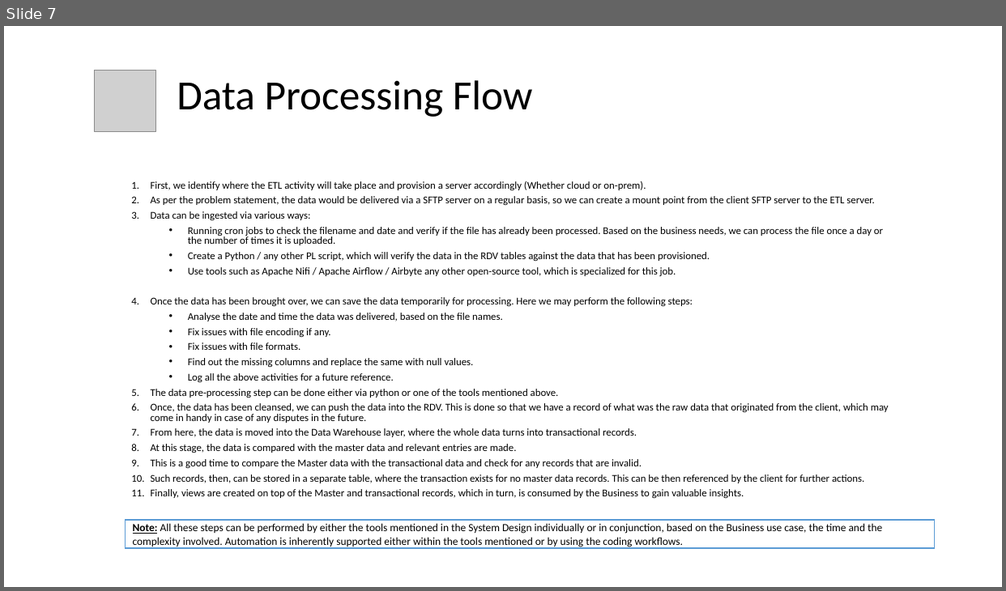
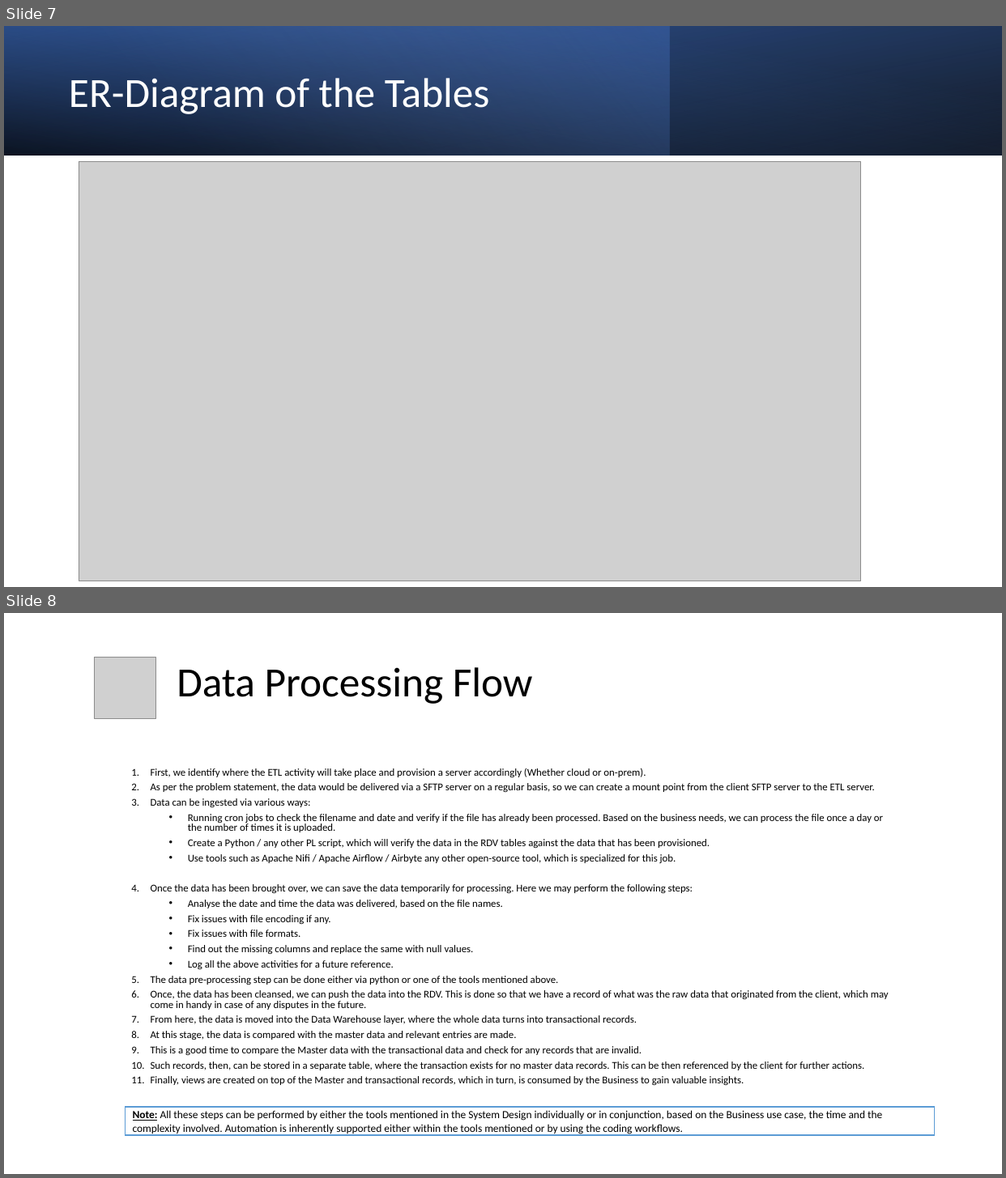
Before and after one commit to shashankraj1987/DE_CS_202309, a slide deck: Project/Solution/Task_2_HLD.pptx. Shown one above the other, each under a label of ours: slide 7 before the commit, slides 7 and 8 after it. The pictures are 1006x591 and 1006x1178 pixels, drawn with LibreOffice and Linux fonts; fonts in the diff are those of the drawing; grey boxes stand for pictures. Boxes give left, top, right and bottom in pixels: in the first picture for what was removed or moved away, otherwise in the second. Text is boxed around its words. In the diff, an @@ line names an element or a change of style, - is before the commit and + after.

```diff
--- a/Project/Solution/Task_2_HLD.pptx
+++ b/Project/Solution/Task_2_HLD.pptx
@@ slide 7 added at [4, 26, 1002, 587], background #FFFFFF @@
@@ rectangle added at [4, 26, 1002, 155], fill gradient #000000 to #2F5597 @@
@@ rectangle added at [4, 26, 670, 155], fill gradient #4472C4 to #8FAADC @@
@@ rectangle added at [4, 26, 1002, 155], fill gradient #000000 to #4472C4 @@
@@ title added at [69, 78, 490, 114], 40 pt, text #FFFFFF @@
+ER-Diagram of the Tables
@@ picture added at [79, 161, 861, 582] @@
@@ what was slide 7 is now slide 8 @@
```
Also in this commit, not shown: 2 slides changed, 35 other files.
